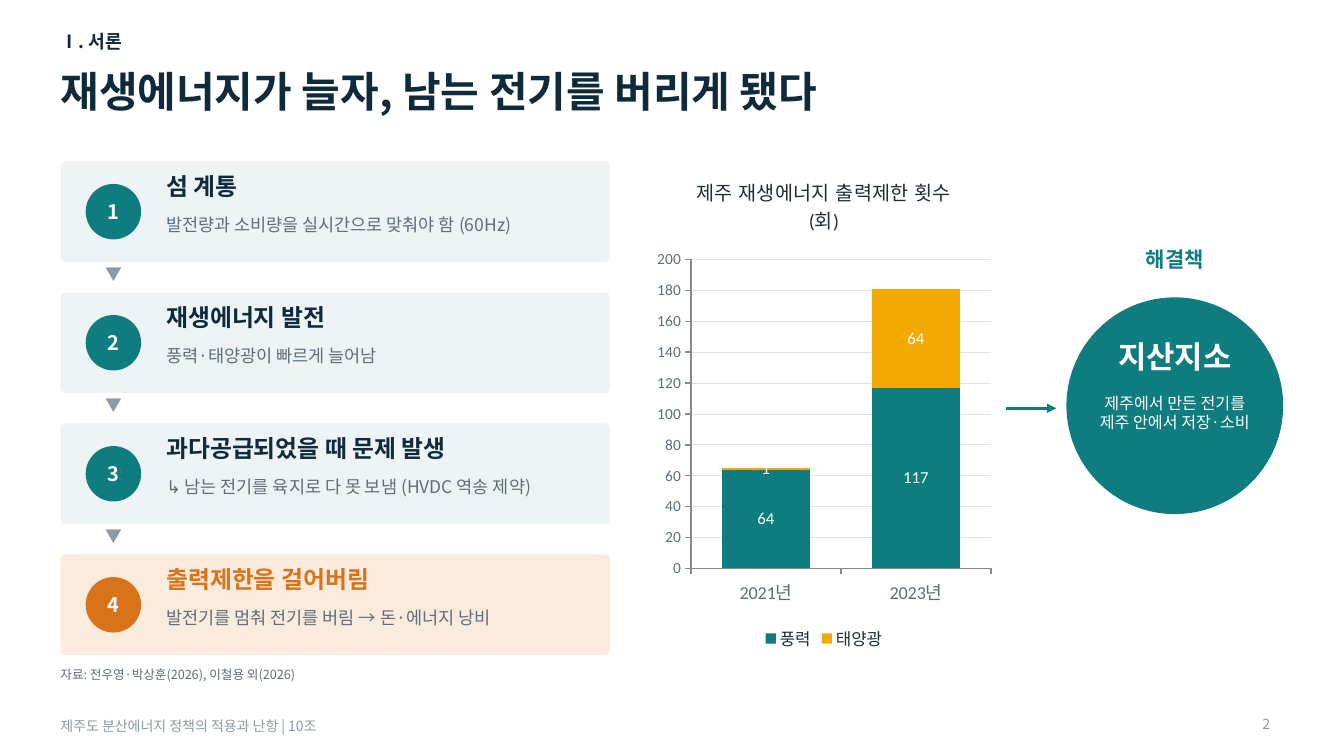
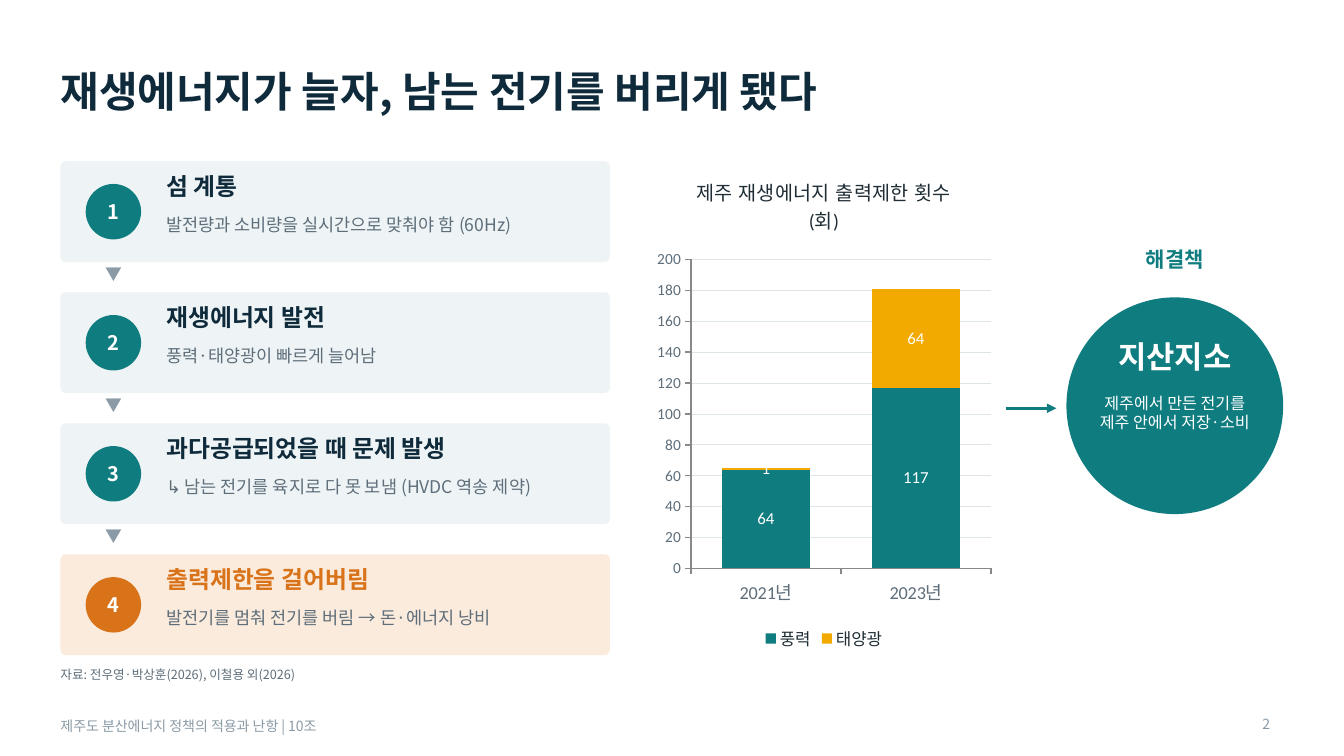
Before and after one commit to a44830300-arch/shaohong, a slide deck: slide 2 of 학업/전기/발표/분산에너지_발표_시안A.pptx. Drawn at 1344x756 pixels with LibreOffice and Linux fonts; fonts in the diff are those of the drawing. Boxes give left, top, right and bottom in pixels: in the first picture for what was removed or moved away, otherwise in the second. Text is boxed around its words. In the diff, an @@ line names an element or a change of style, - is before the commit and + after.

```diff
--- a/학업/전기/발표/분산에너지_발표_시안A.pptx
+++ b/학업/전기/발표/분산에너지_발표_시안A.pptx
@@ text removed at (60, 32, 122, 50) @@
-Ⅰ. 서론
```
Also in this commit, not shown: 1 other file.
